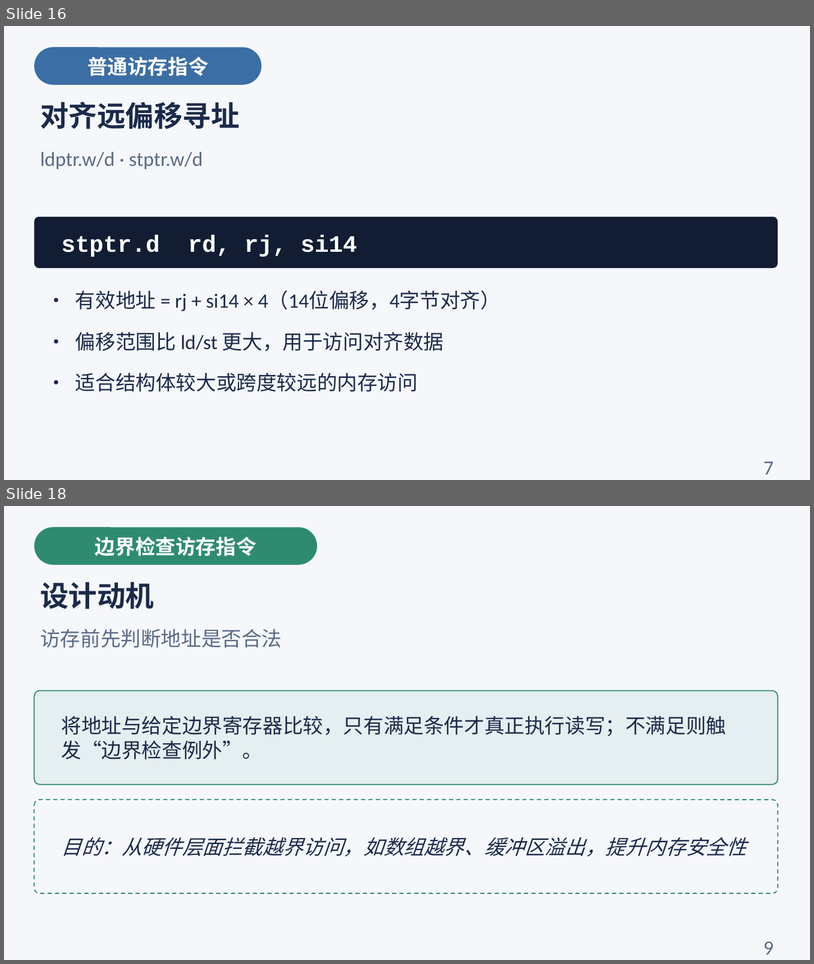
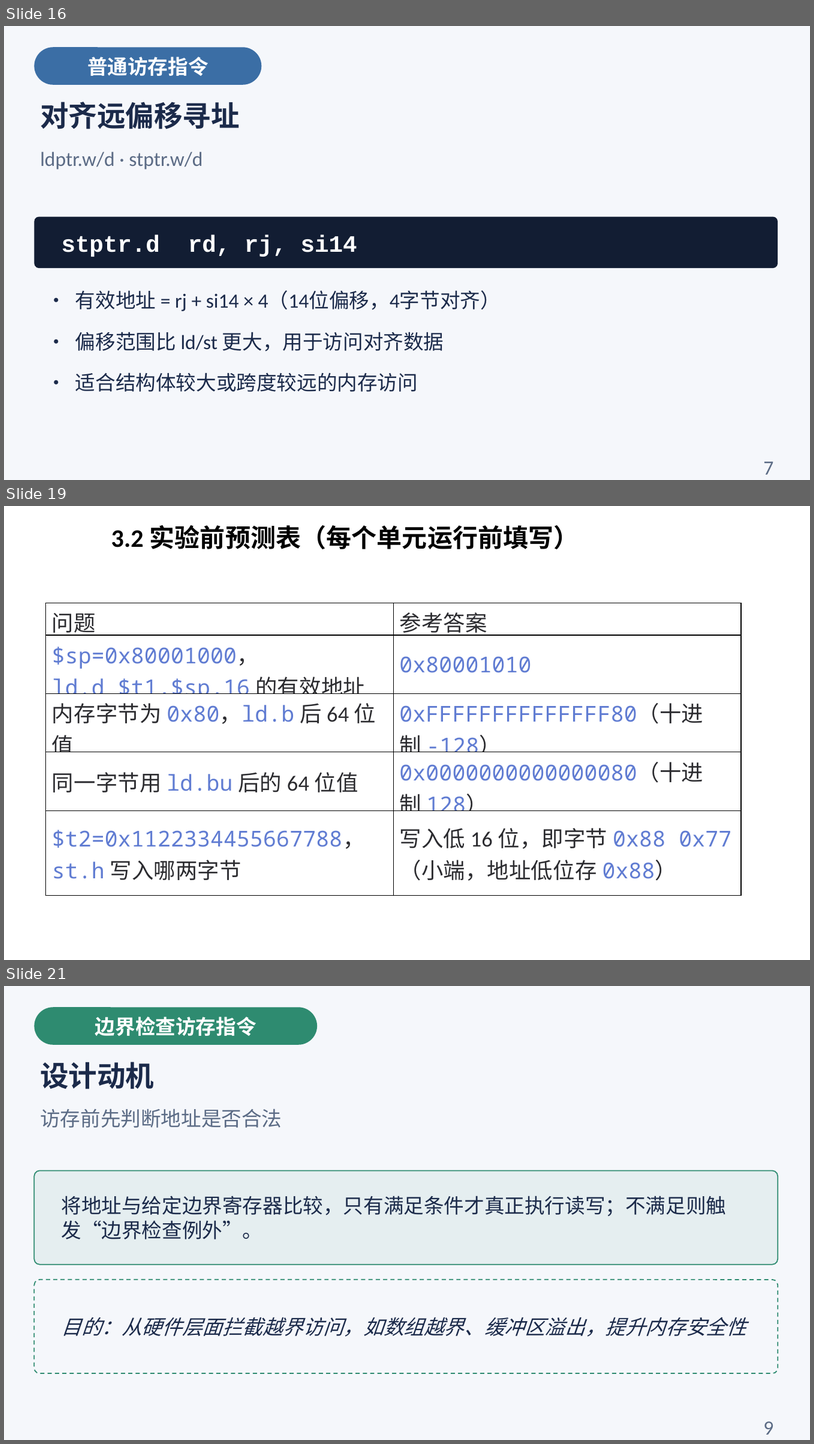
Before and after one commit to cxi218447-byte/miniOS, a slide deck: docs/04/04_load_store_course.pptx. Shown one above the other, each under a label of ours: slides 16 and 18 before the commit, slides 16, 19 and 21 after it; the slides between them are not shown. The pictures are 814x964 and 814x1444 pixels, drawn with LibreOffice and Linux fonts; fonts in the diff are those of the drawing. Boxes give left, top, right and bottom in pixels: in the first picture for what was removed or moved away, otherwise in the second. Text is boxed around its words. In the diff, an @@ line names an element or a change of style, - is before the commit and + after.

```diff
--- a/docs/04/04_load_store_course.pptx
+++ b/docs/04/04_load_store_course.pptx
@@ slide 19 added at <box>4,506,810,960</box>, background #FFFFFF @@
@@ text added at <box>111,525,579,549</box>, 30 pt, text #000000, bold @@
+3.2 实验前预测表（每个单元运行前填写）
@@ table added at <box>46,603,741,883</box>, 5 rows, 2 columns @@
+问题 | 参考答案
+$sp=0x80001000， / ld.d $t1,$sp,16 的有效地址 | 0x80001010
+内存字节为 0x80，ld.b 后 64 位值 | 0xFFFFFFFFFFFFFF80（十进制 -128）
+同一字节用 ld.bu 后的 64 位值 | 0x0000000000000080（十进制 128）
+$t2=0x1122334455667788， / st.h 写入哪两字节 | 写入低 16 位，即字节 0x88 0x77（小端，地址低位存 0x88）
@@ what was slide 18 is now slide 21 @@
```
Also in this commit, not shown: 3 slides changed, 2 other slides added, 1 other file.
